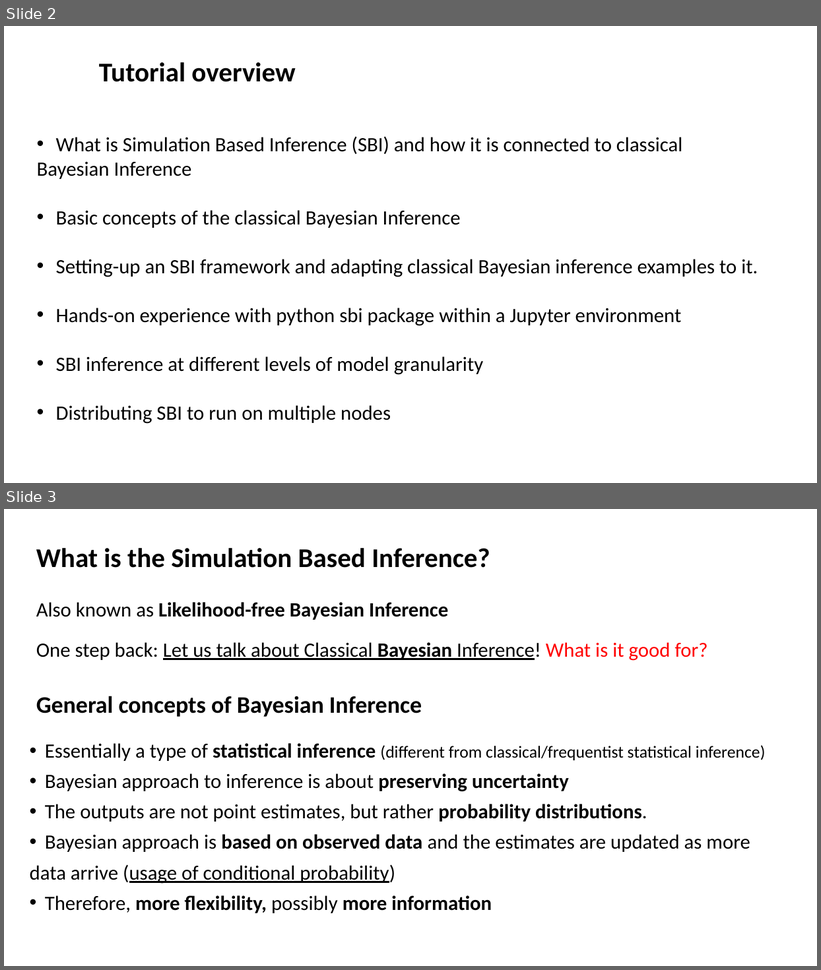
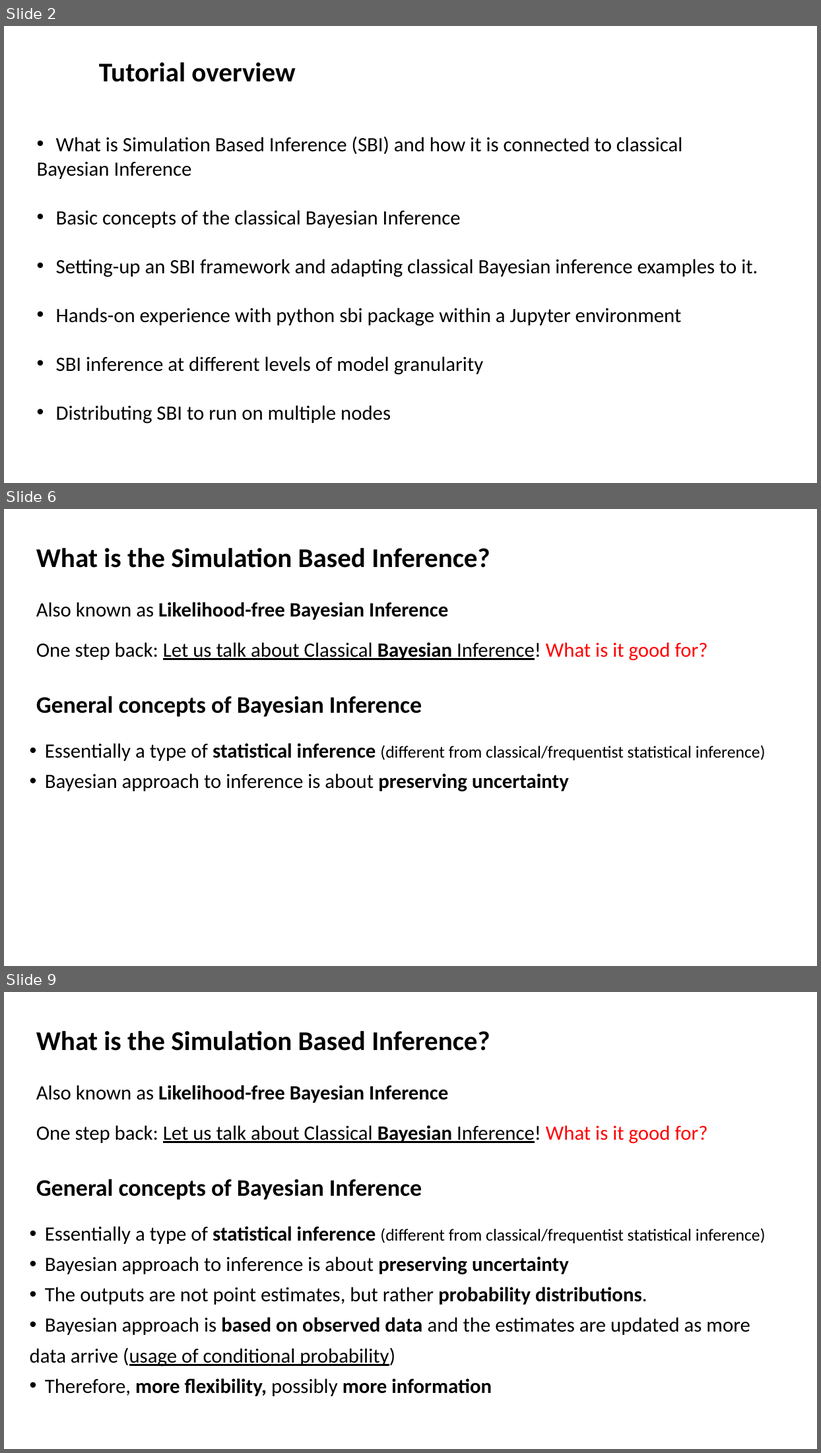
Before and after one commit to albazarova/sbi_intro, a slide deck: SBI_tutorial_v1.2.pptx. Shown one above the other, each under a label of ours: slides 2 and 3 before the commit, slides 2, 6 and 9 after it; the slides between them are not shown. The pictures are 821x970 and 821x1453 pixels, drawn with LibreOffice and Linux fonts; fonts in the diff are those of the drawing. Boxes give left, top, right and bottom in pixels: in the first picture for what was removed or moved away, otherwise in the second. Text is boxed around its words. In the diff, an @@ line names an element or a change of style, - is before the commit and + after.

```diff
--- a/SBI_tutorial_v1.2.pptx
+++ b/SBI_tutorial_v1.2.pptx
@@ slide 6 added at [4,509,817,966], background #FFFFFF @@
@@ text added at [36,548,490,568], 32 pt, text #000000, bold @@
+What is the Simulation Based Inference?
@@ text added at [36,602,448,620], 24 pt, text #000000, bold @@
+Also known as Likelihood-free Bayesian Inference
@@ text added at [36,642,708,661], 24 pt, text #000000, underline @@
+One step back: Let us talk about Classical Bayesian Inference! What is it good for?
@@ text added at [36,696,422,717], 28 pt, text #000000, bold @@
+General concepts of Bayesian Inference
@@ text added at [45,743,766,792], 24 pt, text #000000 @@
+• Essentially a type of statistical inference (different from classical/frequentist statistical inference)
+• Bayesian approach to inference is about preserving uncertainty
@@ what was slide 3 is now slide 9 @@
```
Also in this commit, not shown: 4 slides changed, 20 other slides added.
